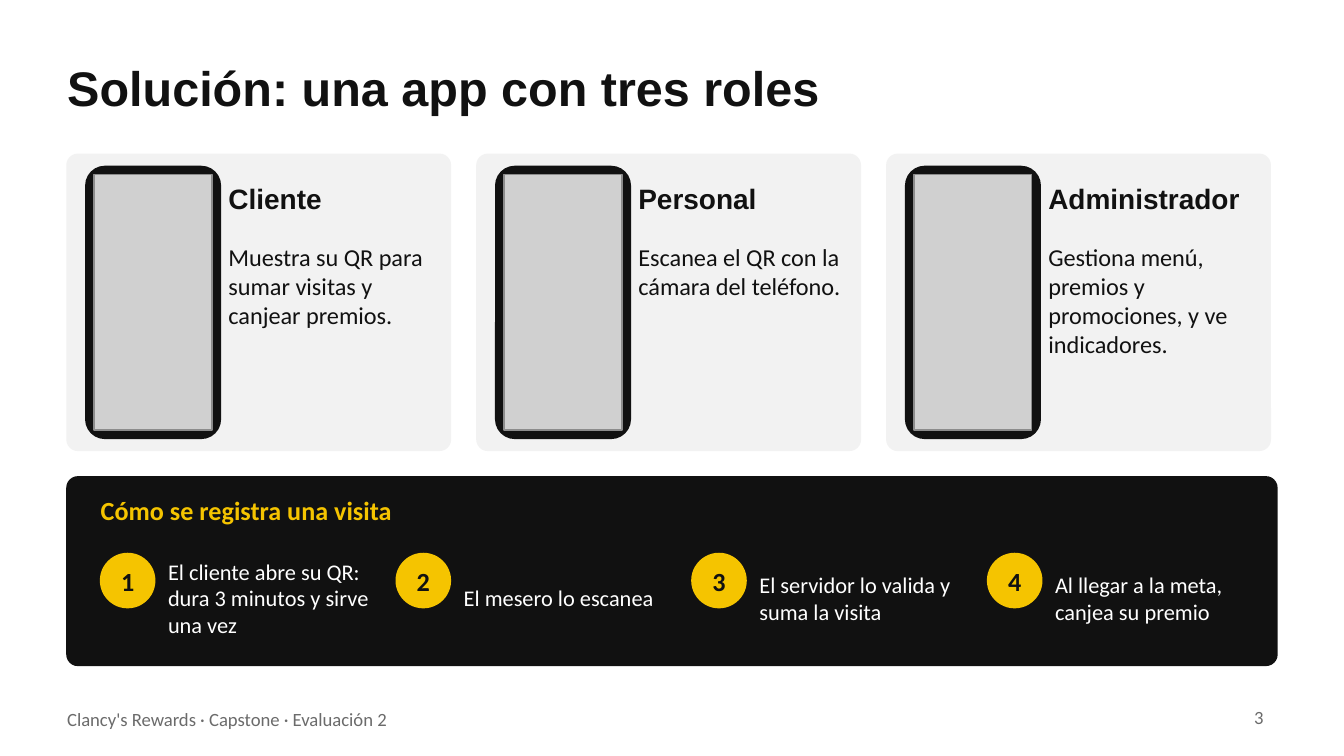
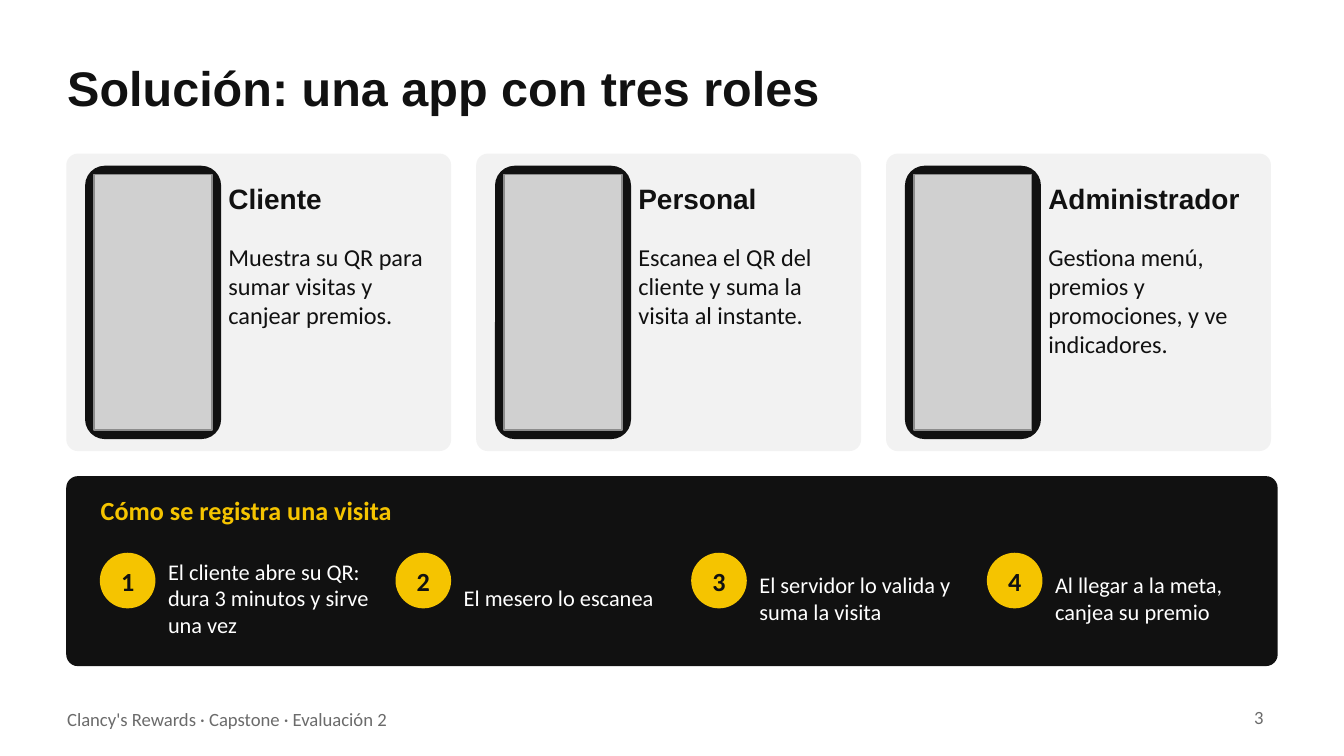
Before and after one commit to 44ndy/clancys-rewards, a slide deck: slide 3 of Fase 2/Evidencias Proyecto/Presentación Proyecto.pptx. Drawn at 1344x756 pixels with LibreOffice and Linux fonts; fonts in the diff are those of the drawing; grey boxes stand for pictures. Boxes give left, top, right and bottom in pixels: in the first picture for what was removed or moved away, otherwise in the second. Text is boxed around its words. In the diff, an @@ line names an element or a change of style, - is before the commit and + after.

Commit message:
Actualizar capturas de la app con la versión actual
Capturas nuevas del flujo completo (cliente, personal y administración)
tomadas el 29 de octubre. Se reemplazan en la presentación y en el anexo
del informe de avance; en ambos se usa la visita sumada en lugar de la
pantalla del escáner de la versión web.

```diff
--- a/Fase 2/Evidencias Proyecto/Presentación Proyecto.pptx
+++ b/Fase 2/Evidencias Proyecto/Presentación Proyecto.pptx
@@ text at [638,249,811,324]: text changed @@
-Escanea el QR con la cámara del teléfono.
+Escanea el QR del cliente y suma la visita al instante.
```
Also in this commit, not shown: 1 other slide changed, 12 other files.
